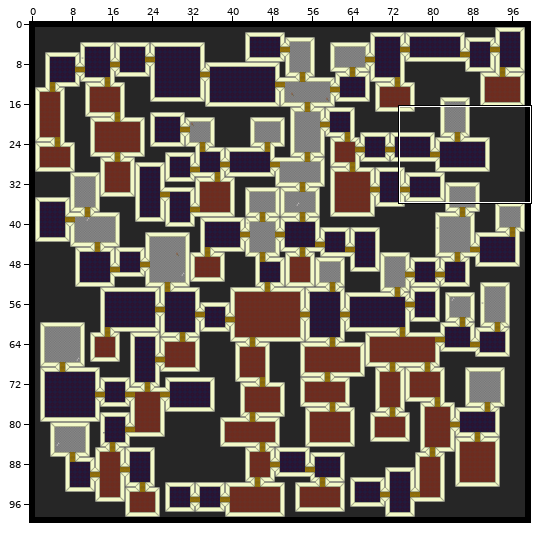
One commit to this Tiled map: desktop/Maps/test.tmx. The first picture is a wide view before the edit; the outline marks the close-up.
Close-up. Before the edit:
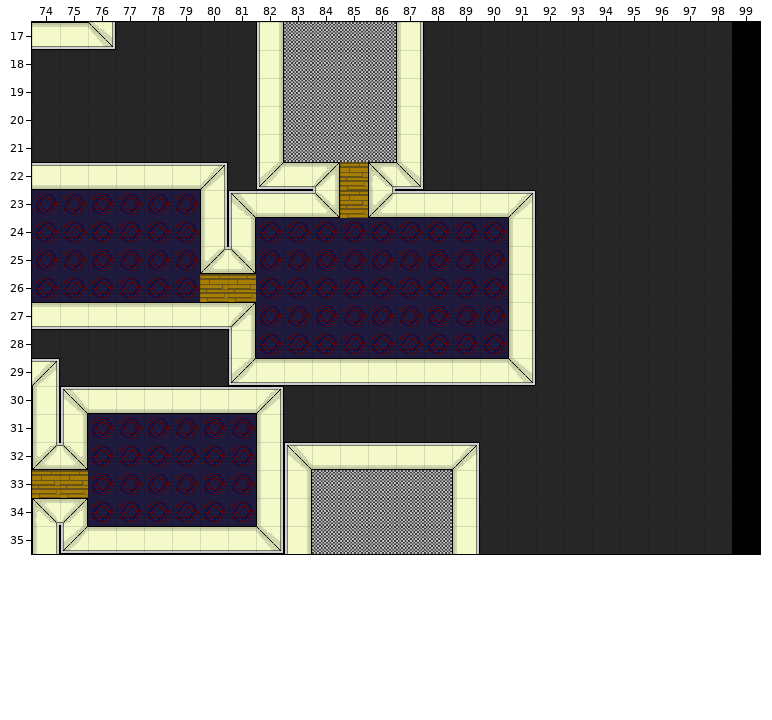
Cells are 32x32 px. Shown: x 74..99, y 17..35. The commit also changed other parts of the map, which this record leaves out.
New version:
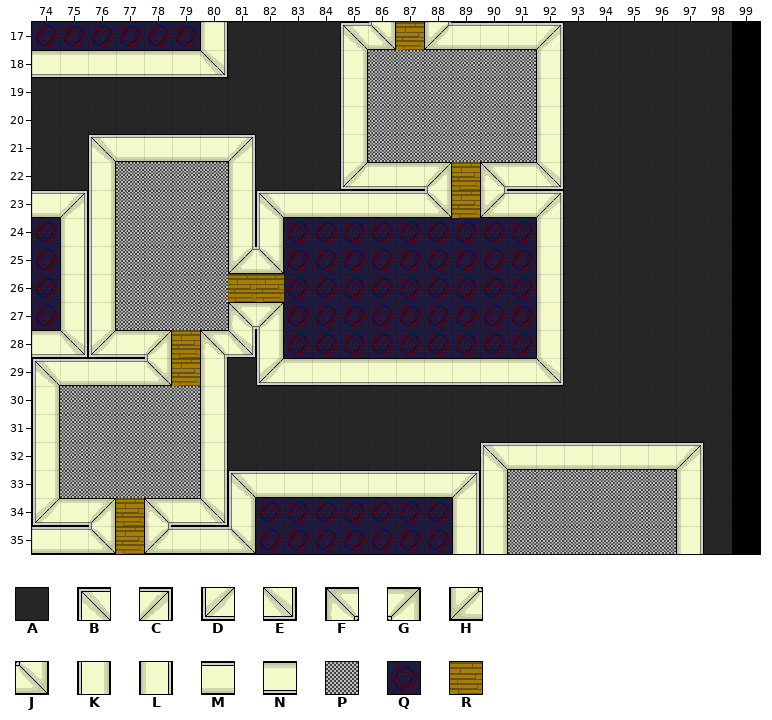
Key: from "Office01": A 0, B 2, C 3, D 4, E 5, F 6, G 7, H 8, J 9, K 10, L 20, M 30, N 40, P 50, Q 60, R 99.
_ is an empty cell, . an unchanged one.
What changed:
--- layer "tileLayer"
@@ x 74..97 @@
-17 NNEAAAA.KPPPPLAAAAA.....
-18 AAAAAAA.KPPP.LAAAAA.....
-19 ........KPPP.LAAAAA.....
-20 ........KPPP.LAAAAA.....
-21 ..AAAAAAKPPP.LAAAAA.....
-22 MMMMMMCADNGRFEAAAAA.....
-23 QQQQQQLBM.JRH.MMMCA.....
-24 .QQQQQLKQ........LA.....
-25 .QQQQQHJQ........LA.....
-26 .QQQQQR.Q........LA.....
-27 NNNNNNNGQ........LA.....
-28 AAAAAAAKQ........LA.....
-29 CAAAAAADN........EA.....
-30 LBMMMMMMC...............
-31 LKQQQQQQL...............
-32 HJQQQQQQLBMMMMMCAAAAAAAA
-33 RRQQQQQQLKPPPPPLAAAAAAAA
-34 FGQQQQQQLKPPPPP.AAAAAAAA
-35 LDNNNNNNEKPPPPP.AAAAAAAA
+17 QQQQQQL.AAABJRHMMMC.....
+18 NNNNNNE.AAAK.PPPPPL.....
+19 ........AAAK.PPPPPL.....
+20 ........AAAK.PPPPPL.....
+21 ..BMMMMCAAAK.PPPPPL.....
+22 AAKPPPPLAAADNNGRFNE.....
+23 MCKPPPPLB.MMM.JRHMC.....
+24 .LKPPPPLK........QL.....
+25 .LKPPPPHJ........QL.....
+26 .LKPPPP.R........QL.....
+27 QLKPPPPFG........QL.....
+28 NEDNGRFEK........QL.....
+29 BMMMJRLAD........NE.....
+30 KPPPPPLAA...............
+31 KPPPPPLAA...............
+32 KPPPPPLAAAAAAAAABMMMMMMC
+33 KPPPPPLBMMMMMMMCKPPPPPPL
+34 DNGRFNEKQQQQQQQ.KPPPPPPL
+35 MMJRHMMJQQQQQQQ.KPPPPPPL
Where, in picture pixels (left, top, right, bottom), the same in both close-ups:
changed: (32, 22, 704, 554)
